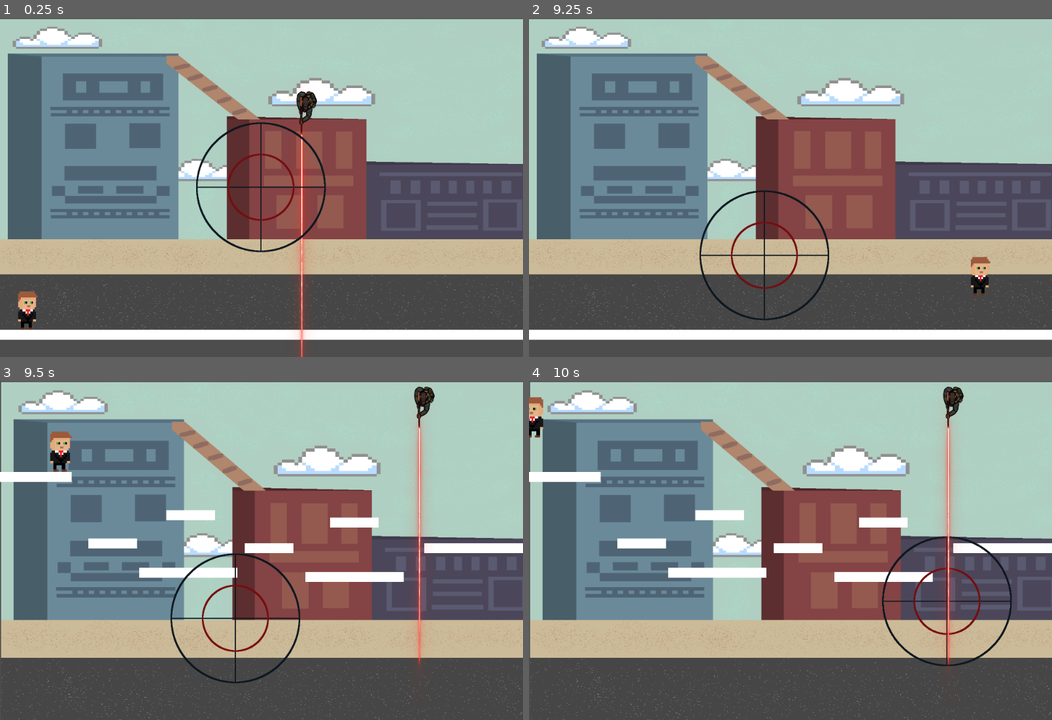
Above: before the commit, frames 1-4 (two rows, left to right).
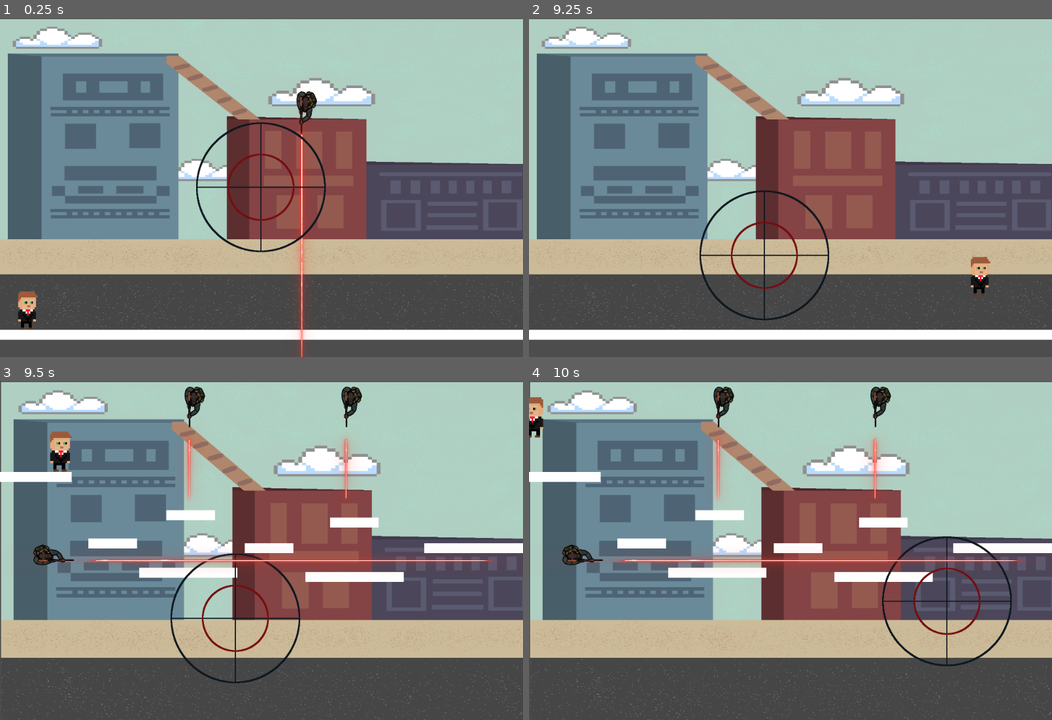
Above: after the commit, the same moments.

Repository: azsocha/Protect-the-VIP
Game: Godot game, scene res://testing.tscn
Two runs of this game, one before a commit and one after it. Both use one fixed random seed, a clock stepped at 60 frames per second and the inputs below. The engine's default icon, where the game draws it, is replaced by a stand-in: a white triangle on a blue panel in a dark square.
Inputs (mouse positions are in pixels of both pictures, inside the frame that each line leads up to):
- Up to frame 1 (0.25 s): no input
- Up to frame 2 (9.25 s): tap Enter at 0.5 s; move the mouse to (905, 170) at 0.52 s; hold Right (move_right) 0.53-2.03 s; click (905, 170) at 0.6 s; tap Space (jump) at 0.77, 1.52, 3.02, 3.77, 4.52, 6.02, 6.77, 7.52, 9.02 s; move the mouse to (685, 204) at 1.27 s; click (685, 204) at 1.35 s; move the mouse to (842, 112) at 2.02 s; hold A (move_left) 2.03-2.78 s; click (842, 112) at 2.1 s; move the mouse to (764, 255) at 2.77 s; hold Right (move_right) 2.78-4.28 s; click (764, 255) at 2.85 s; move the mouse to (947, 238) at 3.52 s; click (947, 238) at 3.6 s; move the mouse to (633, 136) at 4.27 s; hold A (move_left) 4.28-5.03 s; click (633, 136) at 4.35 s; move the mouse to (816, 187) at 5.02 s; hold Right (move_right) 5.03-5.78 s; click (816, 187) at 5.1 s; move the mouse to (712, 102) at 5.77 s; hold A (move_left) 5.78-7.28 s; click (712, 102) at 5.85 s; move the mouse to (905, 170) at 6.52 s; click (905, 170) at 6.6 s; move the mouse to (685, 204) at 7.27 s; hold Right (move_right) from 7.28 s (still down); click (685, 204) at 7.35 s; move the mouse to (842, 112) at 8.02 s; click (842, 112) at 8.1 s; move the mouse to (764, 255) at 8.77 s; click (764, 255) at 8.85 s
- Up to frame 3 (9.5 s): keep holding Right (move_right)
- Up to frame 4 (10 s): move the mouse to (947, 601) at 9.52 s; release Right (move_right) at 9.53 s; hold A (move_left) from 9.53 s (still down); click (947, 601) at 9.6 s; tap Space (jump) at 9.77 s

Frames 1-2 are identical in both runs. In frame 3, 3.4% of the frame differs, in the area x 6-95%, y 1-85%; in frame 4, 3.4%.

Commit message:
Snipers Added to Level 2

Diff:
--- a/team-3-final-project/Level2.tscn
+++ b/team-3-final-project/Level2.tscn
@@ -54,7 +54,35 @@
 position = Vector2(310, 227)
 
 [node name="Sniper" parent="." instance=ExtResource("4_5vhnd")]
-position = Vector2(814, 47)
+position = Vector2(375, 47)
+
+[node name="Sprite2D" parent="Sniper" index="0"]
+position = Vector2(400, 52)
+scale = Vector2(0.3, 0.226)
+
+[node name="CollisionShape2D" parent="Sniper/Sprite2D/Area2D" index="0"]
+position = Vector2(19.8366, -17.1232)
+
+[node name="Sniper3" parent="." instance=ExtResource("4_5vhnd")]
+position = Vector2(675, 47)
+
+[node name="Sprite2D" parent="Sniper3" index="0"]
+position = Vector2(400, 52)
+scale = Vector2(0.3, 0.226)
+
+[node name="CollisionShape2D" parent="Sniper3/Sprite2D/Area2D" index="0"]
+position = Vector2(19.8366, -17.1232)
+
+[node name="Sniper4" parent="." instance=ExtResource("4_5vhnd")]
+position = Vector2(100, 330)
+rotation = 0.0
+
+[node name="Sprite2D" parent="Sniper4" index="0"]
+position = Vector2(1500, 52)
+scale = Vector2(2, 0.226)
+
+[node name="CollisionShape2D" parent="Sniper4/Sprite2D/Area2D" index="0"]
+position = Vector2(19.8366, -17.1232)
 
 [node name="dead" parent="." instance=ExtResource("5_mts6p")]
 offset_left = 1111.0
@@ -75,8 +103,14 @@
 [connection signal="died" from="player" to="dead" method="_on_area_2d_died"]
 [connection signal="died" from="Sniper/Sprite2D/Area2D" to="player" method="_on_area_2d_died"]
 [connection signal="died" from="Sniper/Sprite2D/Area2D" to="dead" method="_on_area_2d_died"]
+[connection signal="died" from="Sniper3/Sprite2D/Area2D" to="player" method="_on_area_2d_died"]
+[connection signal="died" from="Sniper3/Sprite2D/Area2D" to="dead" method="_on_area_2d_died"]
+[connection signal="died" from="Sniper4/Sprite2D/Area2D" to="player" method="_on_area_2d_died"]
+[connection signal="died" from="Sniper4/Sprite2D/Area2D" to="dead" method="_on_area_2d_died"]
 [connection signal="died" from="Sniper2/Sprite2D/Area2D" to="player" method="_on_area_2d_died"]
 [connection signal="died" from="Sniper2/Sprite2D/Area2D" to="dead" method="_on_area_2d_died"]
 
 [editable path="Sniper"]
+[editable path="Sniper3"]
+[editable path="Sniper4"]
 [editable path="Sniper2"]
